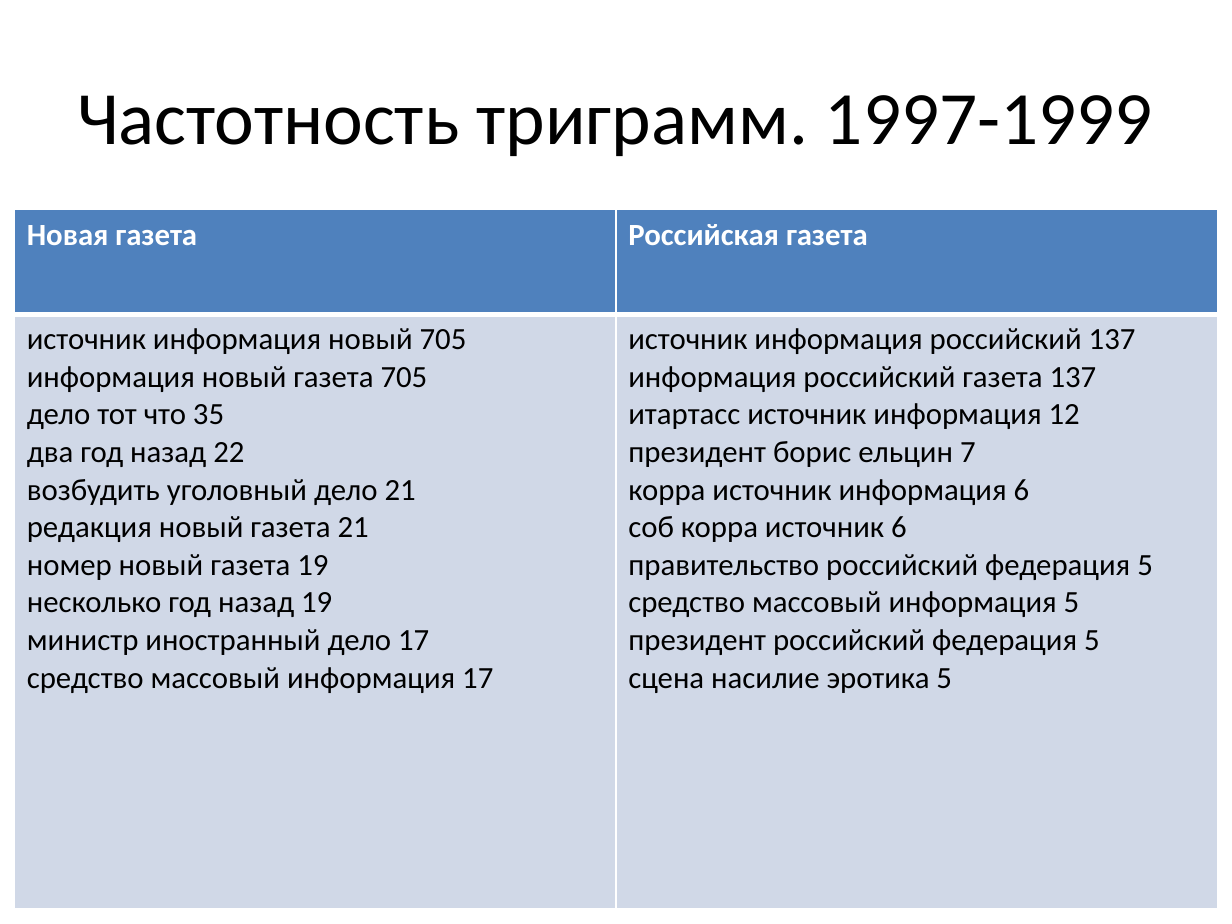
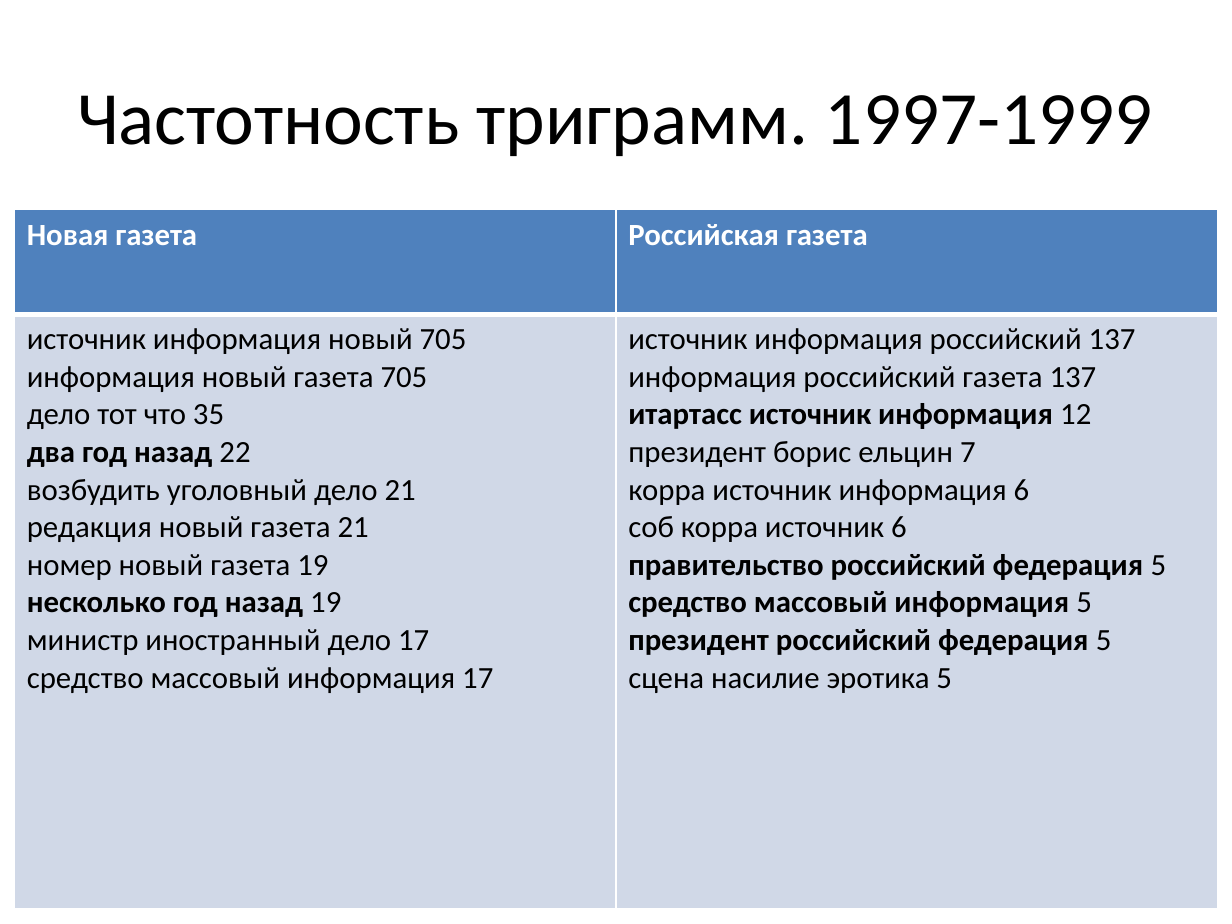
Before and after one commit to arassadin/hse_ling, a slide deck: slide 22 of ng_rg_presentation.pptx (slide 21 before the commit). Drawn at 1232x924 pixels with LibreOffice and Linux fonts; fonts in the diff are those of the drawing. Boxes give left, top, right and bottom in pixels: in the first picture for what was removed or moved away, otherwise in the second. Text is boxed around its words. In the diff, an @@ line names an element or a change of style, - is before the commit and + after.

```diff
--- a/ng_rg_presentation.pptx
+++ b/ng_rg_presentation.pptx
@@ table at bbox=[15, 209, 1217, 908] @@
@@ bold on in "два год назад", "несколько год назад", "итартасс источник информация", "правительство российский федерация" and 2 more places @@
```
Also in this commit, not shown: 4 other slides changed, 5 slides added, 2 slides removed.
